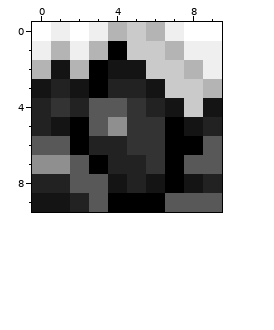
Pixel-art file: src/assets/blockBackgroundTop.aseprite. That is the earlier state.
10x10 pixels, 1 frame. Colours within 5 levels of each other are drawn and written as one.
Once edited:
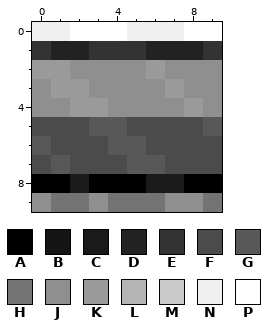
Palette (. is transparent): A #000000  B #141414  C #1a1a1a  D #222222  E #333333  F #4b4b4b  G #585858  H #737373  J #8f8f8f  K #9a9a9a  L #b4b4b4  M #cacaca  N #efefef  P #ffffff
Edits made:
Changed rows in their new state; - is an unchanged pixel.
first column x 0:
 0 N--PPNN---
 1 EDDEEEDDDE
 2 KKJJJJKJJJ
 3 JKKJJJJKJJ
 4 JJKKJJJJKJ
 5 FFF-GFFFFG
 6 -FFFGGFFFF
 7 FGFFFGGFFF
 8 AACAAACCAA
 9 JHHJHHHJJH
Pixel boxes of the changes (left, top, right, bottom) in both pictures:
changed: (32, 22, 222, 212)
